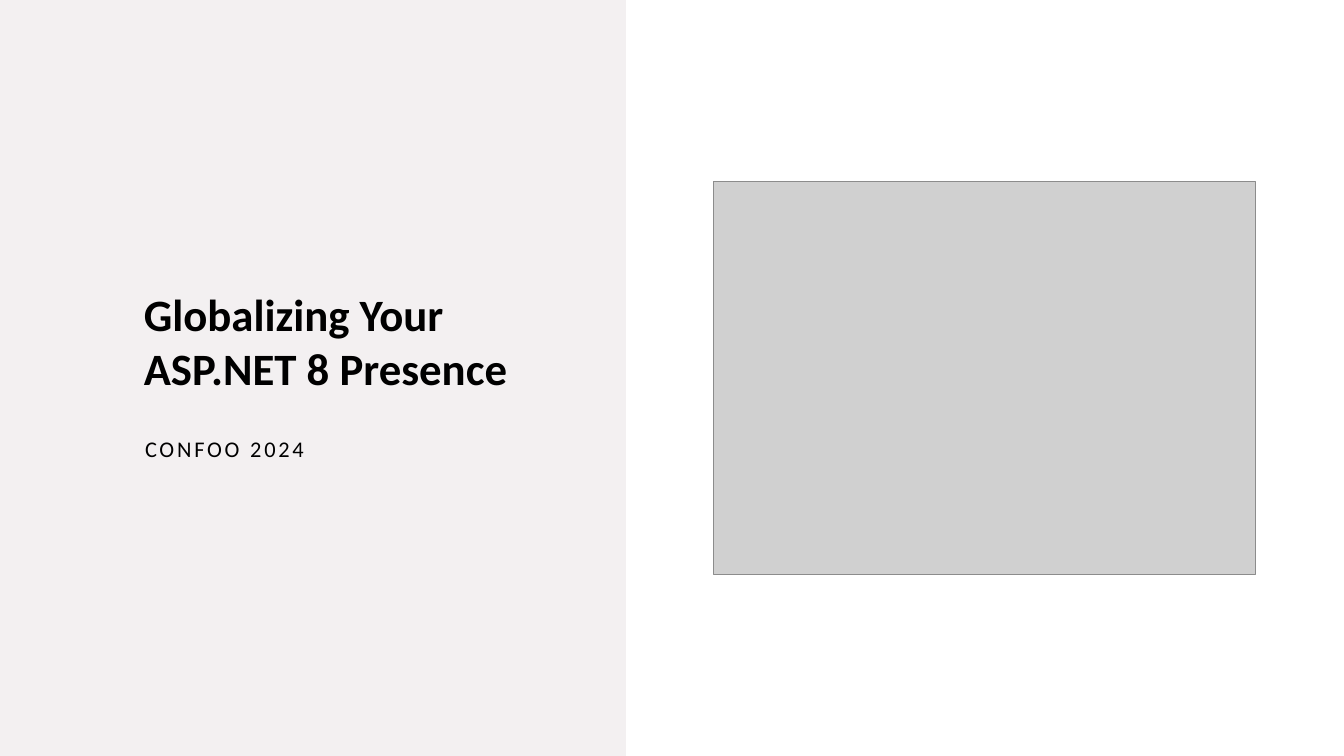
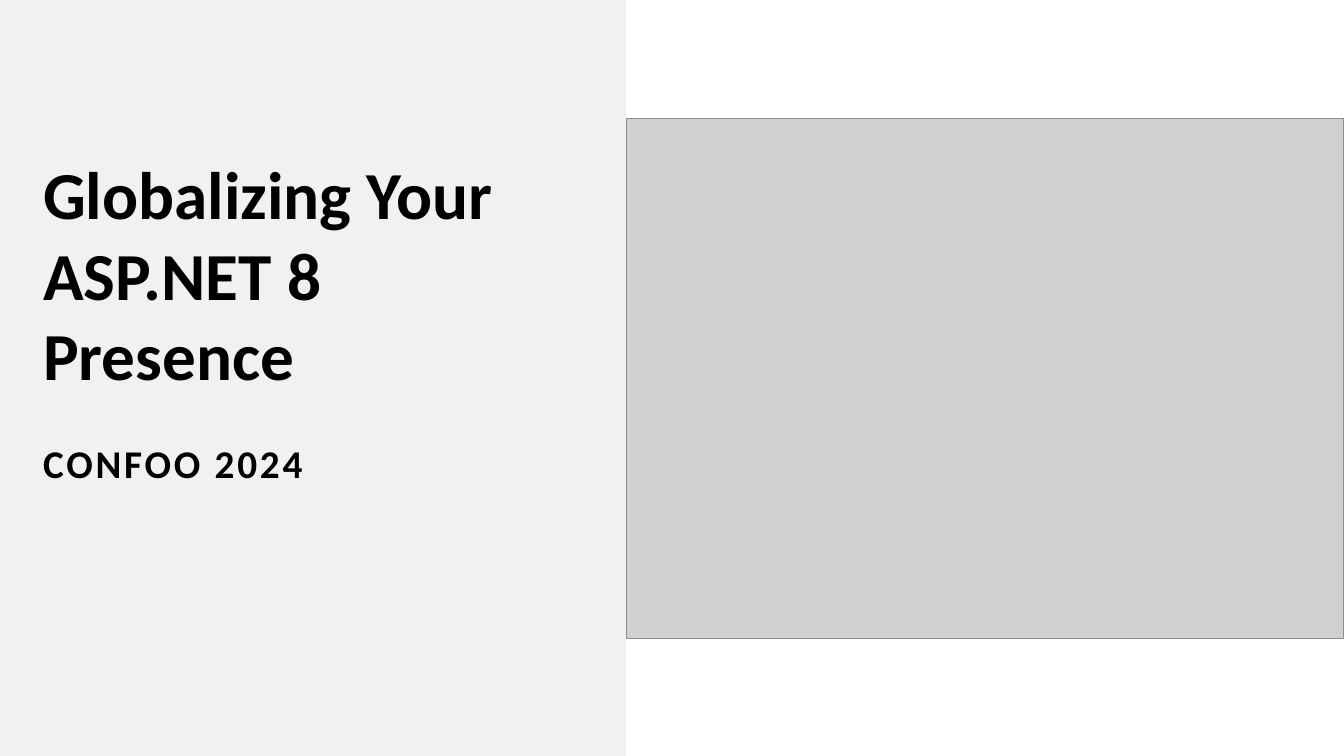
Before and after one commit to cwoodruff/ASPNETCore-I18n, a slide deck: slide 1 of Globalizing Your ASP.NET 8 Presence.pptx. Drawn at 1344x756 pixels with LibreOffice and Linux fonts; fonts in the diff are those of the drawing; grey boxes stand for pictures. Boxes give left, top, right and bottom in pixels: in the first picture for what was removed or moved away, otherwise in the second. Text is boxed around its words. In the diff, an @@ line names an element or a change of style, - is before the commit and + after.

```diff
--- a/Globalizing Your ASP.NET 8 Presence.pptx
+++ b/Globalizing Your ASP.NET 8 Presence.pptx
@@ title "Globalizing Your ASP.NET 8 Presence": place and size @@
-title "Globalizing Your ASP.NET 8 Presence" at box(144, 299, 508, 386)
+title "Globalizing Your ASP.NET 8 Presence" at box(43, 172, 492, 381)
@@ title "Globalizing Your ASP.NET 8 Presence" at box(43, 172, 492, 381): size 32 to 48 pt @@
@@ picture: place and size @@
-picture at box(714, 181, 1255, 574)
+picture at box(626, 118, 1344, 638)
@@ subtitle "CONFOO 2024": place and size @@
-subtitle "CONFOO 2024" at box(145, 442, 304, 457)
+subtitle "CONFOO 2024" at box(43, 452, 303, 479)
@@ subtitle "CONFOO 2024" at box(43, 452, 303, 479): size 16 to 28 pt, bold on @@
```
Also in this commit, not shown: 23 other slides changed.
